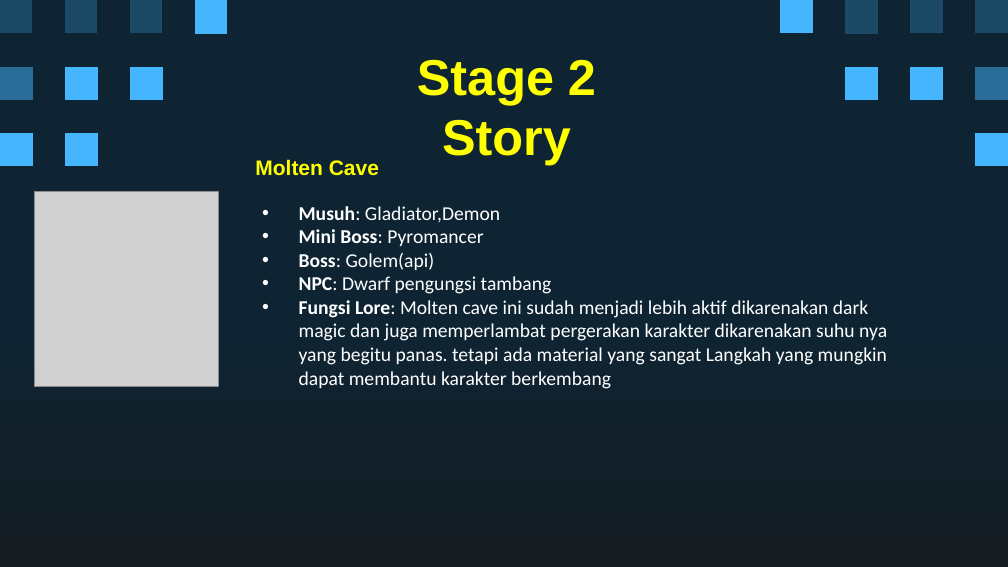
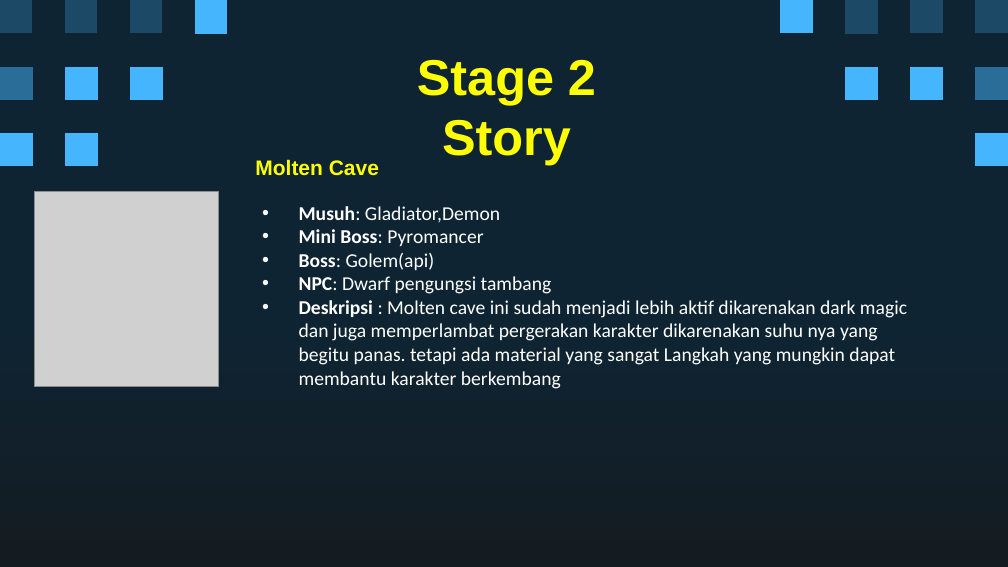
Before and after one commit to Ricardhad/gameProgProject, a slide deck: slide 15 of Super Pixel Vintage Gaming by Slidesgo.pptx. Drawn at 1008x567 pixels with LibreOffice and Linux fonts; fonts in the diff are those of the drawing; grey boxes stand for pictures. Boxes give left, top, right and bottom in pixels: in the first picture for what was removed or moved away, otherwise in the second. Text is boxed around its words. In the diff, an @@ line names an element or a change of style, - is before the commit and + after.

```diff
--- a/Super Pixel Vintage Gaming by Slidesgo.pptx
+++ b/Super Pixel Vintage Gaming by Slidesgo.pptx
@@ subtitle at (299, 300, 907, 389): text changed @@
-• Fungsi Lore: Molten cave ini sudah menjadi lebih aktif dikarenakan dark magic dan juga memperlambat pergerakan karakter dikarenakan suhu nya yang begitu panas. tetapi ada material yang sangat Langkah yang mungkin dapat membantu karakter berkembang
+• Deskripsi : Molten cave ini sudah menjadi lebih aktif dikarenakan dark magic dan juga memperlambat pergerakan karakter dikarenakan suhu nya yang begitu panas. tetapi ada material yang sangat Langkah yang mungkin dapat membantu karakter berkembang
```
Also in this commit, not shown: 3 other slides changed, 1 other file.
